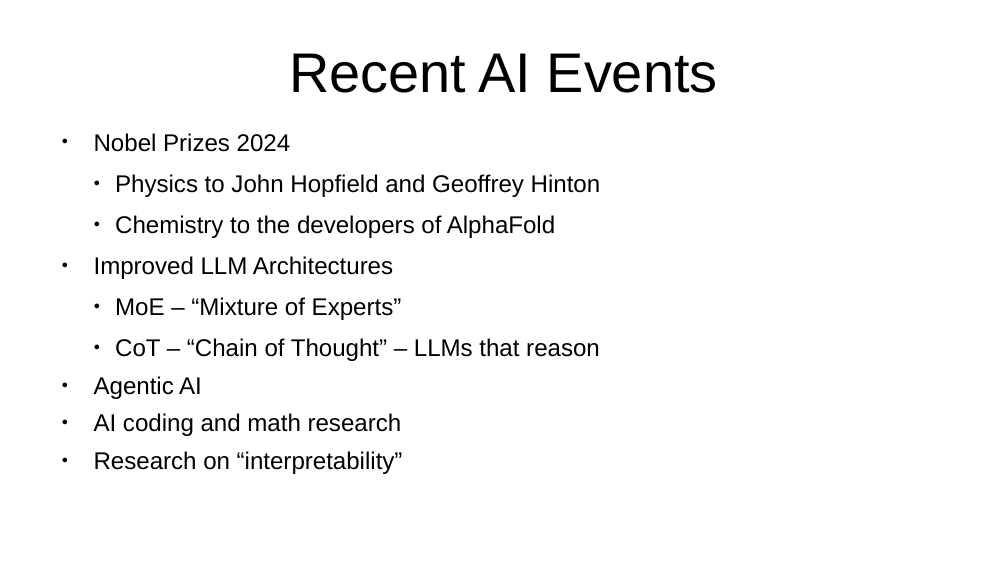
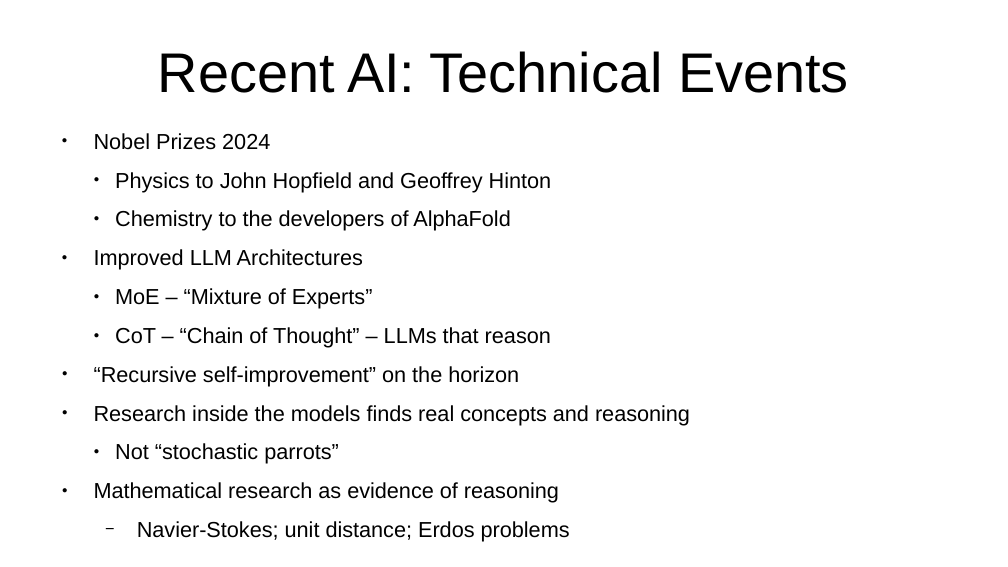
Before and after one commit to ClintStaley/AITalks, a slide deck: slide 19 of UATX/FullPreso2026.pptx. Drawn at 1008x567 pixels with LibreOffice and Linux fonts; fonts in the diff are those of the drawing. Boxes give left, top, right and bottom in pixels: in the first picture for what was removed or moved away, otherwise in the second. Text is boxed around its words. In the diff, an @@ line names an element or a change of style, - is before the commit and + after.

```diff
--- a/UATX/FullPreso2026.pptx
+++ b/UATX/FullPreso2026.pptx
@@ text at (x1=158, y1=51, x2=849, y2=93): text changed @@
-Recent AI Events
+Recent AI: Technical Events
@@ text at (x1=94, y1=133, x2=552, y2=348): size 19 to 17.1 pt in "Nobel Prizes 2024", "Physics to John Hopfield and Geoffrey Hinton", "Chemistry to the developers of AlphaFold", "Improved LLM Architectures" and 2 more places @@
@@ text at (x1=94, y1=366, x2=690, y2=542): text changed; size 19 to 17.1 pt @@
-● Agentic AI
-● AI coding and math research
-● Research on “interpretability”
+● “Recursive self-improvement” on the horizon
+● Research inside the models finds real concepts and reasoning
+    ● Not “stochastic parrots”
+● Mathematical research as evidence of reasoning
+  − Navier-Stokes; unit distance; Erdos problems
```
Also in this commit, not shown: 2 other slides changed, 4 slides added, 1 slide removed, 1 other file.
